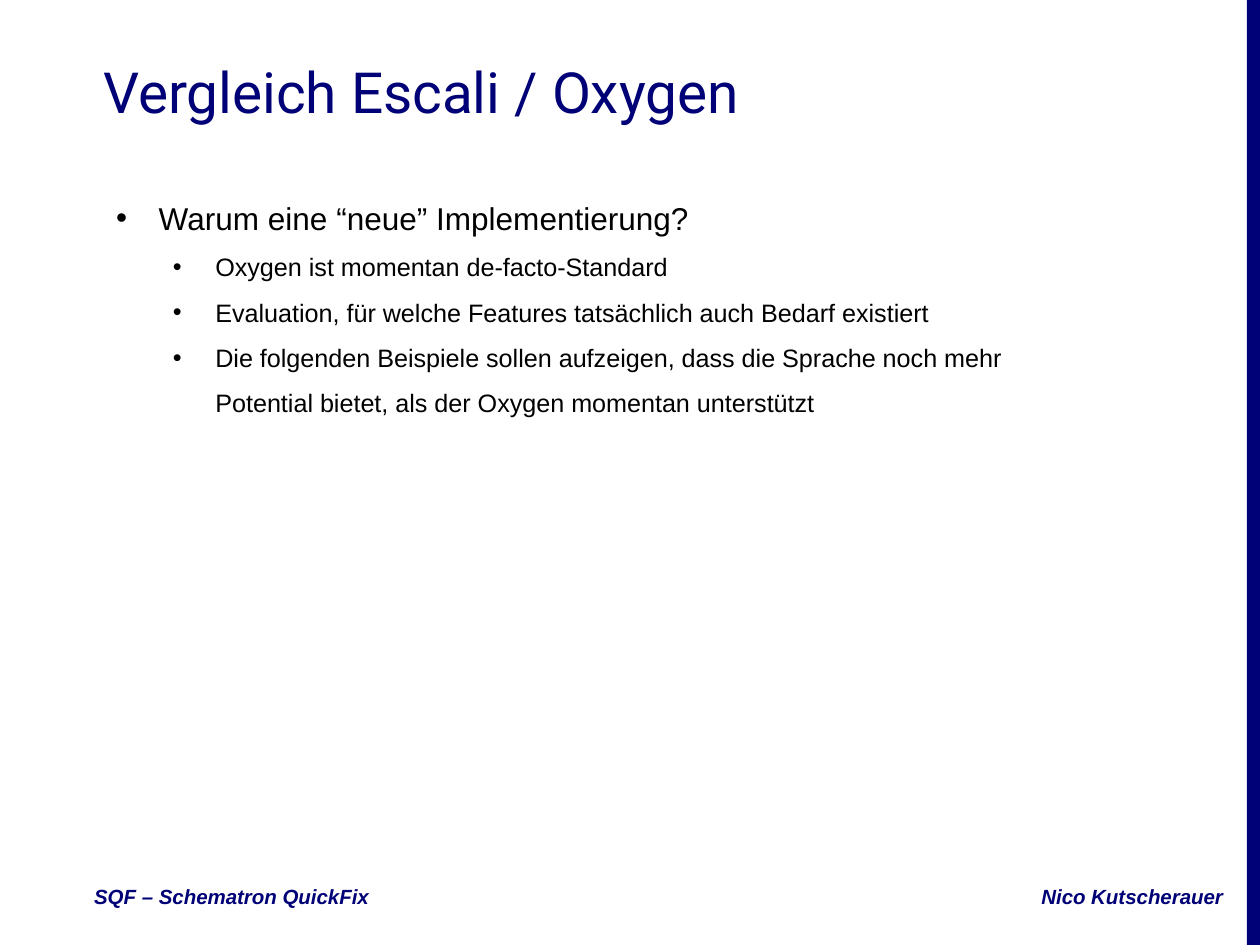
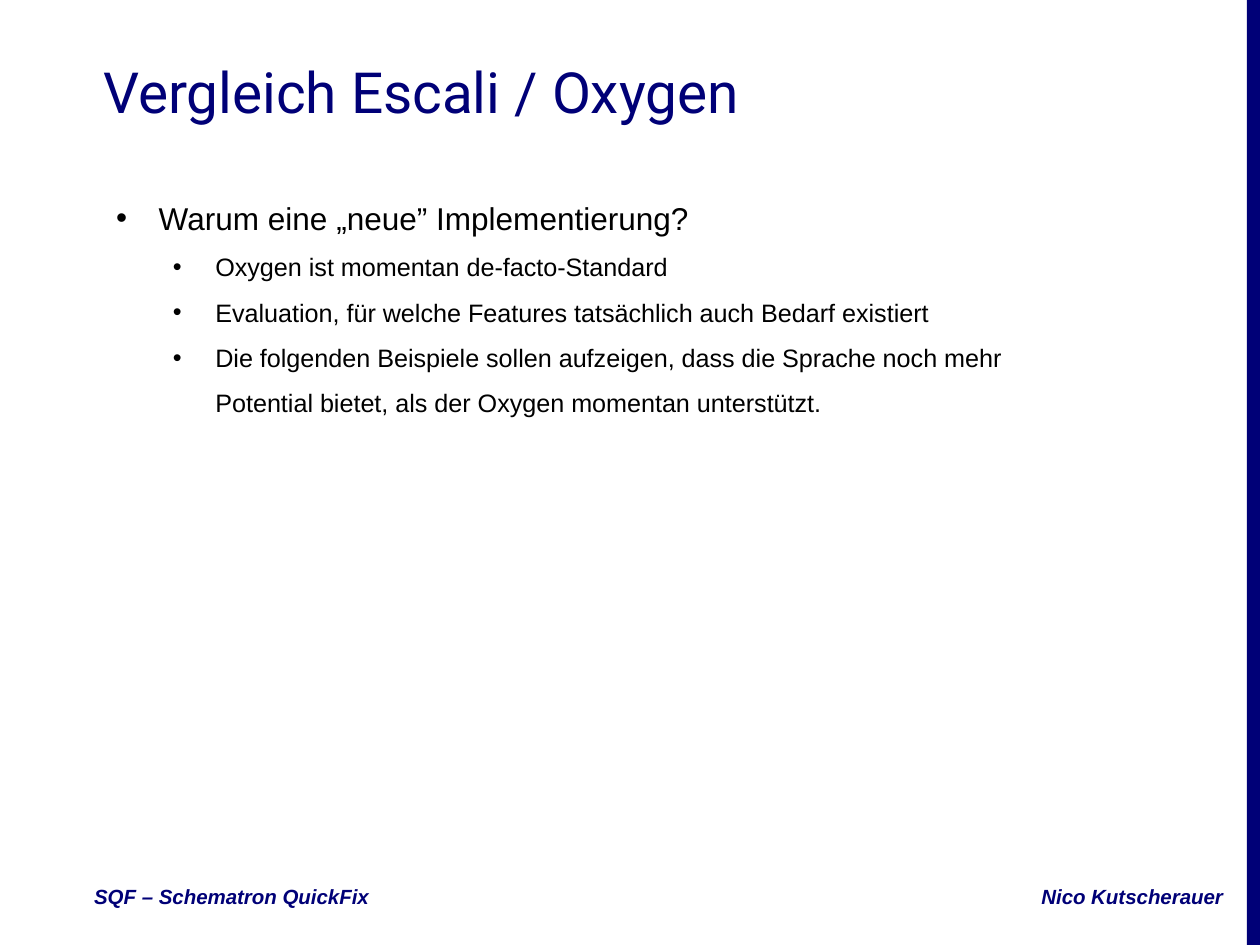
Before and after one commit to nkutsche/SchematronQuickFix-2017-11-17, a slide deck: slide 7 of SQF-Escali.pptx. Drawn at 1260x945 pixels with LibreOffice and Linux fonts; fonts in the diff are those of the drawing; background and template pictures are left out. Boxes give left, top, right and bottom in pixels: in the first picture for what was removed or moved away, otherwise in the second. Text is boxed around its words. In the diff, an @@ line names an element or a change of style, - is before the commit and + after.

```diff
--- a/SQF-Escali.pptx
+++ b/SQF-Escali.pptx
@@ subtitle at bbox=[159, 207, 688, 236]: text changed @@
-• Warum eine “neue” Implementierung?
+• Warum eine „neue” Implementierung?
@@ subtitle at bbox=[215, 348, 1001, 418]: text changed @@
-  • Die folgenden Beispiele sollen aufzeigen, dass die Sprache noch mehr Potential bietet, als der Oxygen momentan unterstützt
+  • Die folgenden Beispiele sollen aufzeigen, dass die Sprache noch mehr Potential bietet, als der Oxygen momentan unterstützt.
```
Also in this commit, not shown: 14 other slides changed, 2 other files.
